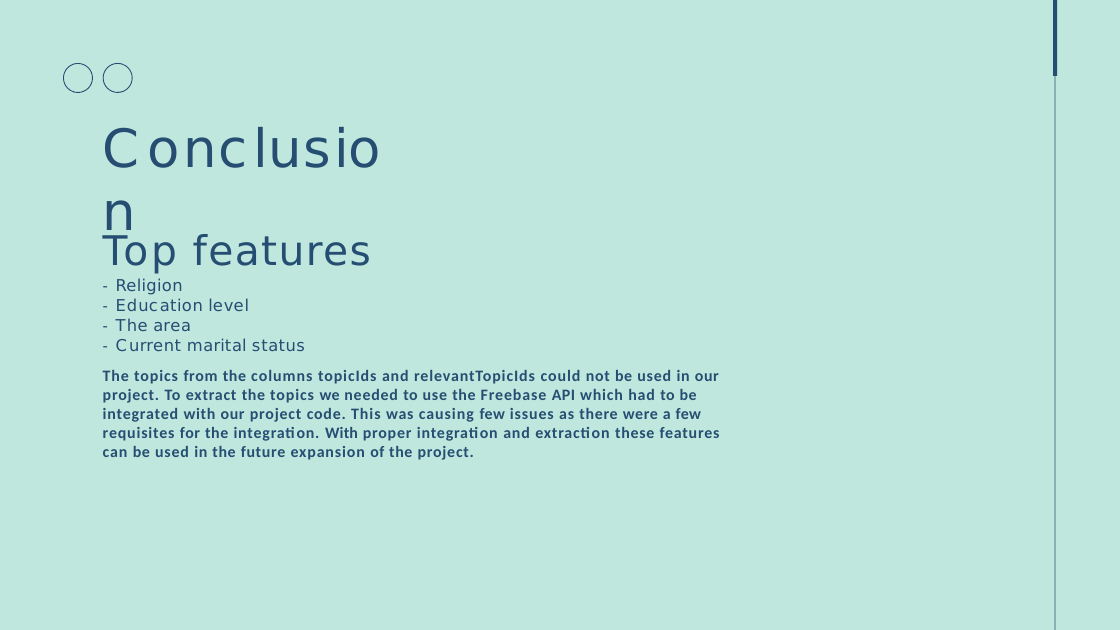
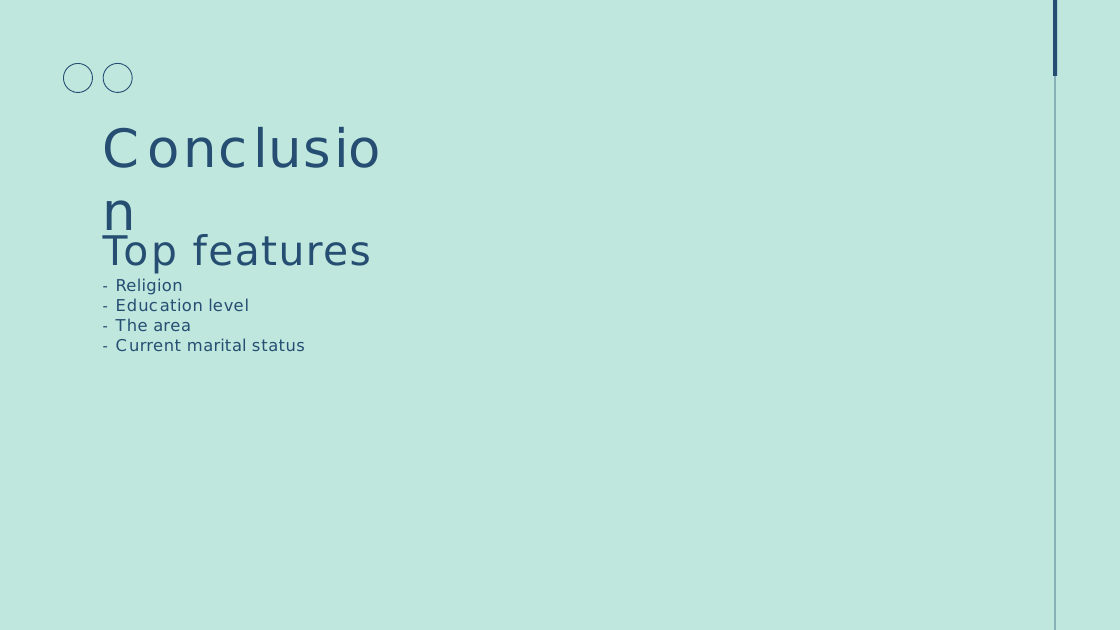
Before and after one commit to Chrismond-Versailles/Abortion-Case-in-Haiti-Capstone-project, a slide deck: slide 11 of SodaPDF-converted-Presentation capstone..pptx. Drawn at 1120x630 pixels with LibreOffice and Linux fonts; fonts in the diff are those of the drawing; background and template pictures are left out. Boxes give left, top, right and bottom in pixels: in the first picture for what was removed or moved away, otherwise in the second. Text is boxed around its words. In the diff, an @@ line names an element or a change of style, - is before the commit and + after.

```diff
--- a/SodaPDF-converted-Presentation capstone..pptx
+++ b/SodaPDF-converted-Presentation capstone..pptx
@@ text at [103, 370, 720, 460]: paragraph removed @@
-The topics from the columns topicIds and relevantTopicIds could not be used in our project. To extract the topics we needed to use the Freebase API which had to be integrated with our project code. This was causing few issues as there were a few requisites for the integration. With proper integration and extraction these features can be used in the future expansion of the project.
```
Also in this commit, not shown: 4 other slides changed, 1 slide added, 1 slide removed.
